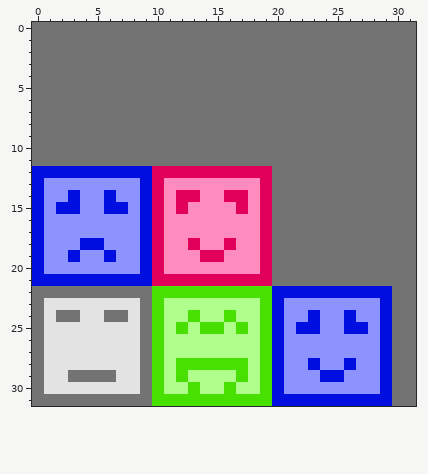
Pixel-art sprite -- deploy/faces.gif. Above, as it was before the edit.
The file is 32x32 pixels.
After the commit:
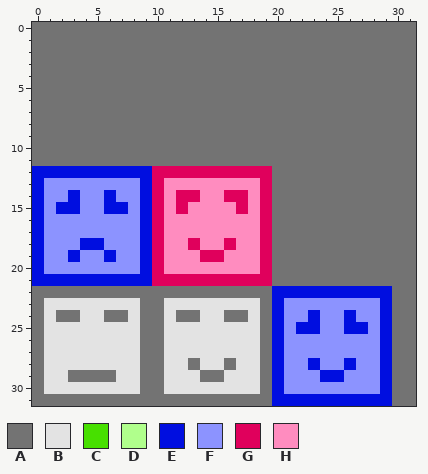
Palette (. is transparent): A #737373  B #e3e3e3  C #47e000  D #b0ff8c  E #000ee0  F #8c93ff  G #e0005c  H #ff8cbf
Changes in this commit:
Colour C becomes colour A in row 22 at x 10 to 19; in row 23 at x 10 and 19; in row 24 at x 10, 13, 16 and 19; in rows 25 to 27 at x 10 and 19; in row 28 at x 10, 13, 16 and 19; in rows 29 to 30 at x 10 and 19.
Colour C becomes colour A in row 31 at x 10 to 19.
Colour D becomes colour A in row 24 at x 12 and 17; in row 29 at x 14 to 15.
Colour C becomes colour B in row 25 at x 12, 14 to 15 and 17; in row 28 at x 12, 14 to 15 and 17; in row 29 at x 12 and 17; in row 30 at x 13 and 16.
Colour D becomes colour B in row 23 at x 11 to 18; in row 24 at x 11, 14 to 15 and 18; in row 25 at x 11, 13, 16 and 18; in rows 26 to 27 at x 11 to 18; in row 28 at x 11 and 18; in row 29 at x 11, 13, 16 and 18.
Colour D becomes colour B in row 30 at x 11 to 12, 14 to 15 and 17 to 18.
Pixel boxes of the changes (left, top, right, bottom) in both pictures:
changed: (152, 286, 272, 406)
